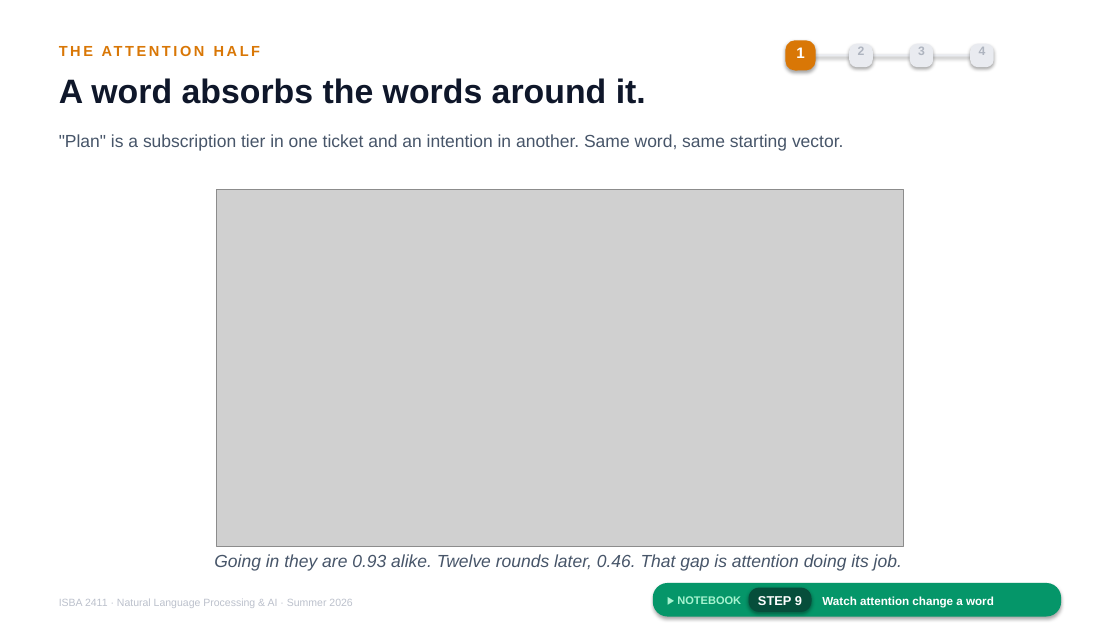
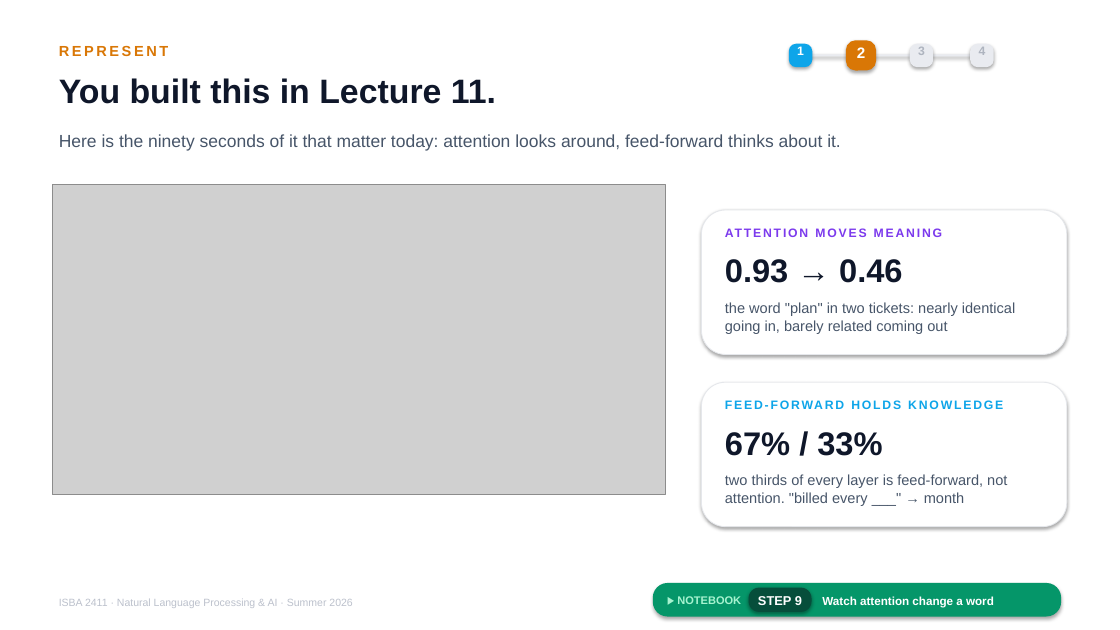
Before and after one commit to JulesMalin/isba2411-nlp, a slide deck: slide 11 of Week 7/L13_Support_Copilot.pptx (slide 10 before the commit). Drawn at 1120x630 pixels with LibreOffice and Linux fonts; fonts in the diff are those of the drawing; grey boxes stand for pictures. Boxes give left, top, right and bottom in pixels: in the first picture for what was removed or moved away, otherwise in the second. Text is boxed around its words. In the diff, an @@ line names an element or a change of style, - is before the commit and + after.

```diff
--- a/Week 7/L13_Support_Copilot.pptx
+++ b/Week 7/L13_Support_Copilot.pptx
@@ text at box(59, 46, 169, 56): text changed @@
-THE ATTENTION HALF
+REPRESENT
@@ text "1" at box(797, 46, 804, 55): size 13 to 10.5 pt @@
@@ rounded rectangle: place and size @@
-rounded rectangle at box(849, 44, 873, 67)
+rounded rectangle at box(789, 44, 812, 67)
@@ rounded rectangle at box(789, 44, 812, 67): fill #E9EBF0 to #0EA5E9 @@
@@ text "2" at box(857, 47, 865, 58): size 10.5 to 13 pt, text colour #AEB4BF to #FFFFFF @@
@@ rounded rectangle: place and size @@
-rounded rectangle at box(786, 40, 816, 71)
+rounded rectangle at box(846, 40, 876, 71)
@@ text at box(59, 78, 496, 104): text changed @@
-A word absorbs the words around it.
+You built this in Lecture 11.
@@ text at box(59, 134, 841, 151): text changed @@
-"Plan" is a subscription tier in one ticket and an intention in another. Same word, same starting vector.
+Here is the ninety seconds of it that matter today: attention looks around, feed-forward thinks about it.
@@ picture added at box(52, 185, 665, 495) @@
@@ picture removed at box(217, 189, 903, 546) @@
@@ rounded rectangle added at box(702, 210, 1067, 355), fill #FFFFFF, outline #E5E7EB 0.75 pt @@
@@ text added at box(725, 225, 1053, 247), 10.5 pt, text #7C3AED, bold @@
+ATTENTION MOVES MEANING
@@ text added at box(725, 259, 903, 283), 28 pt, text #0F172A, bold @@
+0.93 → 0.46
@@ text added at box(725, 302, 1015, 334), 12.5 pt, text #475569 @@
+the word "plan" in two tickets: nearly identical going in, barely related coming out
@@ rounded rectangle added at box(702, 382, 1067, 527), fill #FFFFFF, outline #E5E7EB 0.75 pt @@
@@ text added at box(725, 397, 1053, 419), 10.5 pt, text #0EA5E9, bold @@
+FEED-FORWARD HOLDS KNOWLEDGE
@@ text added at box(725, 432, 882, 456), 28 pt, text #0F172A, bold @@
+67% / 33%
@@ text added at box(725, 474, 1007, 506), 12.5 pt, text #475569 @@
+two thirds of every layer is feed-forward, not attention. "billed every ___" → month
@@ text removed at box(214, 554, 902, 571) @@
-Going in they are 0.93 alike. Twelve rounds later, 0.46. That gap is attention doing its job.
```
Also in this commit, not shown: 12 other slides changed, 1 slide added, 5 slides removed.
